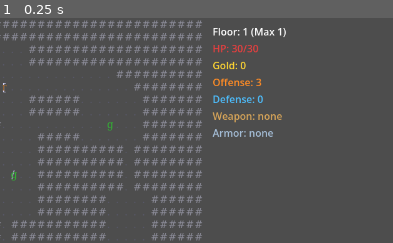
Above: before the commit, frame 1.
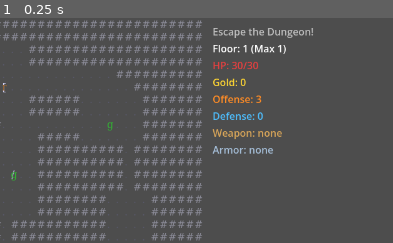
Above: after the commit, the same moment.

Repository: TomazellaGames/roguelike
Game: Godot game, scene res://scenes/main.tscn
Same seed, same stepped clock (60 frames per second), same inputs: the game is played once before the commit and once after it.
Inputs:
- Up to frame 1 (0.25 s): no input
The pictures show only the part of the screen within x 50-100%, y 0-50%; the shares and areas given below are measured in that part.

The runs differ from the first frame. In frame 1, 2.9% of the frame differs, in the area x 53-80%, y 4-61%.

Commit message:
added a single line to show the goal

Diff:
--- a/scenes/main.tscn
+++ b/scenes/main.tscn
@@ -33,10 +33,16 @@
 offset_right = 1269.0
 offset_bottom = 710.0
 
+[node name="GoalLabel" type="Label" parent="HUDLayer/HUD/Sidebar" unique_id=945848693]
+modulate = Color(0.74978, 0.74978, 0.74977994, 1)
+layout_mode = 2
+theme_override_colors/font_color = Color(1, 1, 1, 1)
+text = "Escape the Dungeon!"
+
 [node name="LevelLabel" type="Label" parent="HUDLayer/HUD/Sidebar" unique_id=770217537]
 layout_mode = 2
 theme_override_colors/font_color = Color(1, 1, 1, 1)
-text = "Level: 1"
+text = "Floor: 1"
 
 [node name="HPLabel" type="Label" parent="HUDLayer/HUD/Sidebar" unique_id=578096945]
 layout_mode = 2
